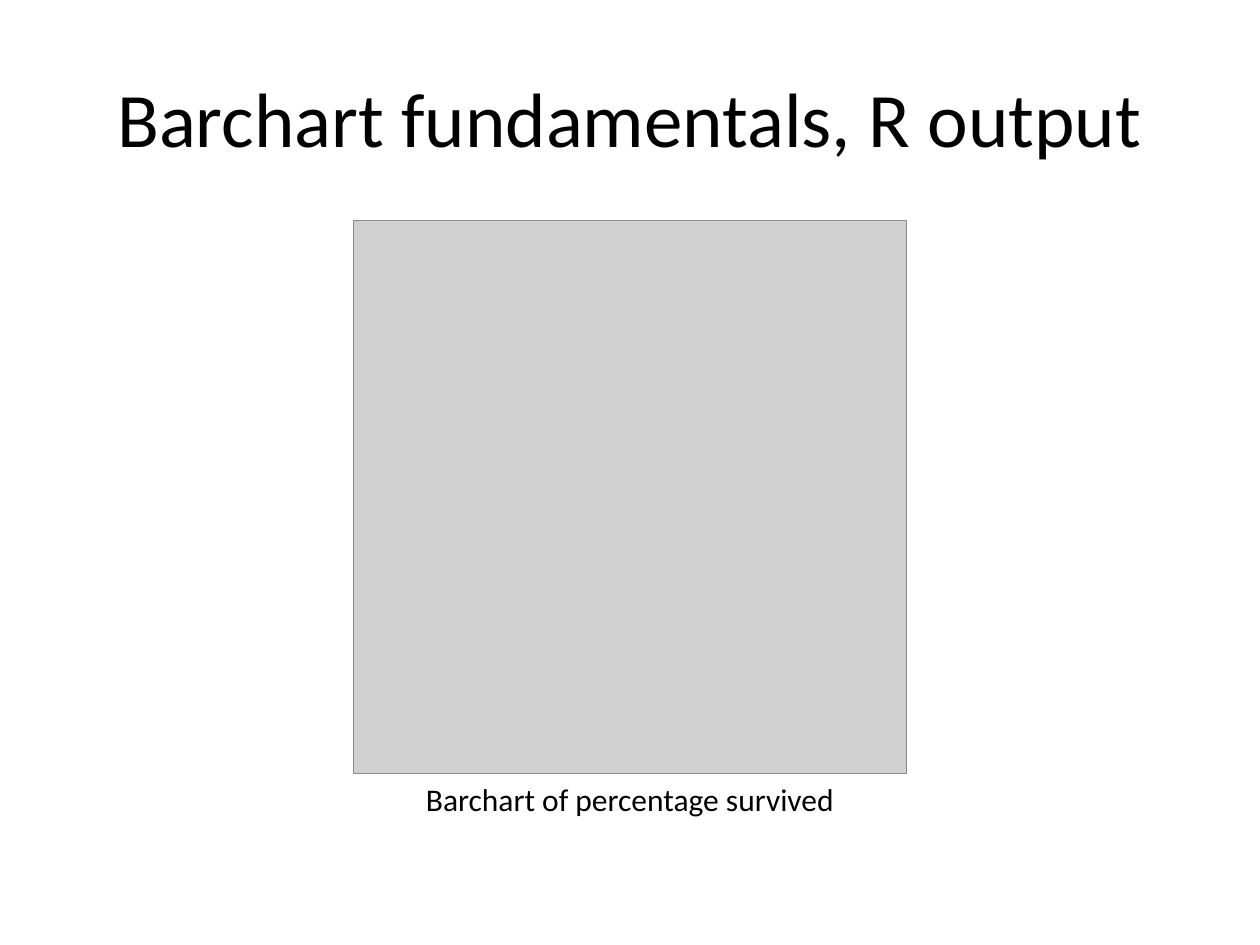
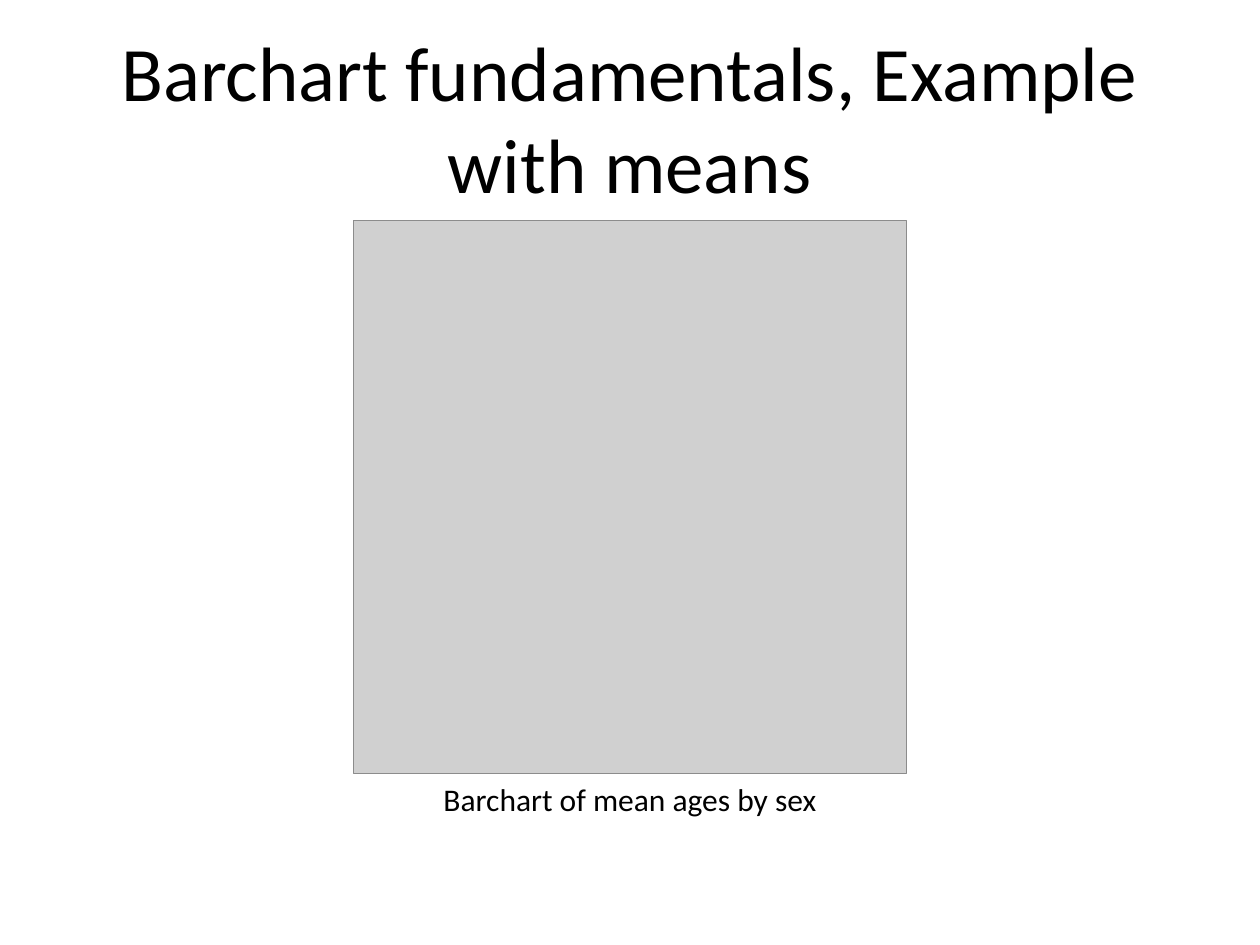
Before and after one commit to pmean/data-visualization, a slide deck: slide 55 of data-viz-02/component/fundamentals.pptx (slide 57 before the commit). Drawn at 1260x945 pixels with LibreOffice and Linux fonts; fonts in the diff are those of the drawing; grey boxes stand for pictures. Boxes give left, top, right and bottom in pixels: in the first picture for what was removed or moved away, otherwise in the second. Text is boxed around its words. In the diff, an @@ line names an element or a change of style, - is before the commit and + after.

```diff
--- a/data-viz-02/component/fundamentals.pptx
+++ b/data-viz-02/component/fundamentals.pptx
@@ title at bbox=[121, 47, 1137, 194]: text changed @@
-Barchart fundamentals, R output
+Barchart fundamentals, Example with means
@@ text at bbox=[443, 789, 816, 817]: text changed @@
-Barchart of percentage survived
+Barchart of mean ages by sex
```
Also in this commit, not shown: 7 other slides changed, 6 slides added, 12 slides removed, 16 other files.
